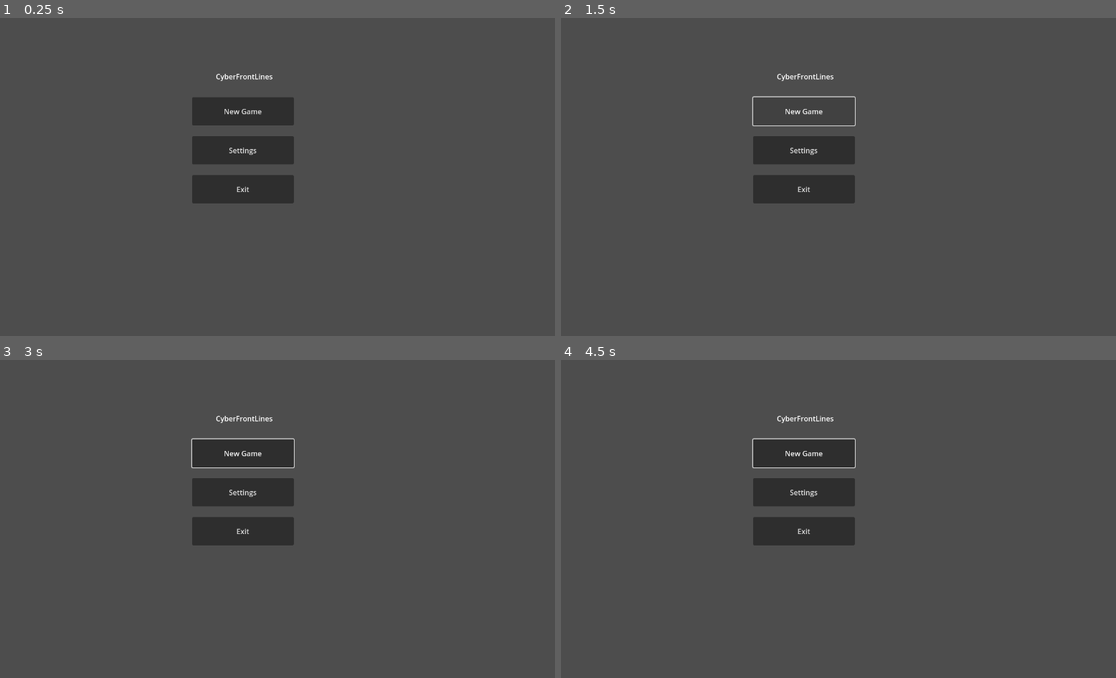
Above: before the commit, frames 1-4 (two rows, left to right).
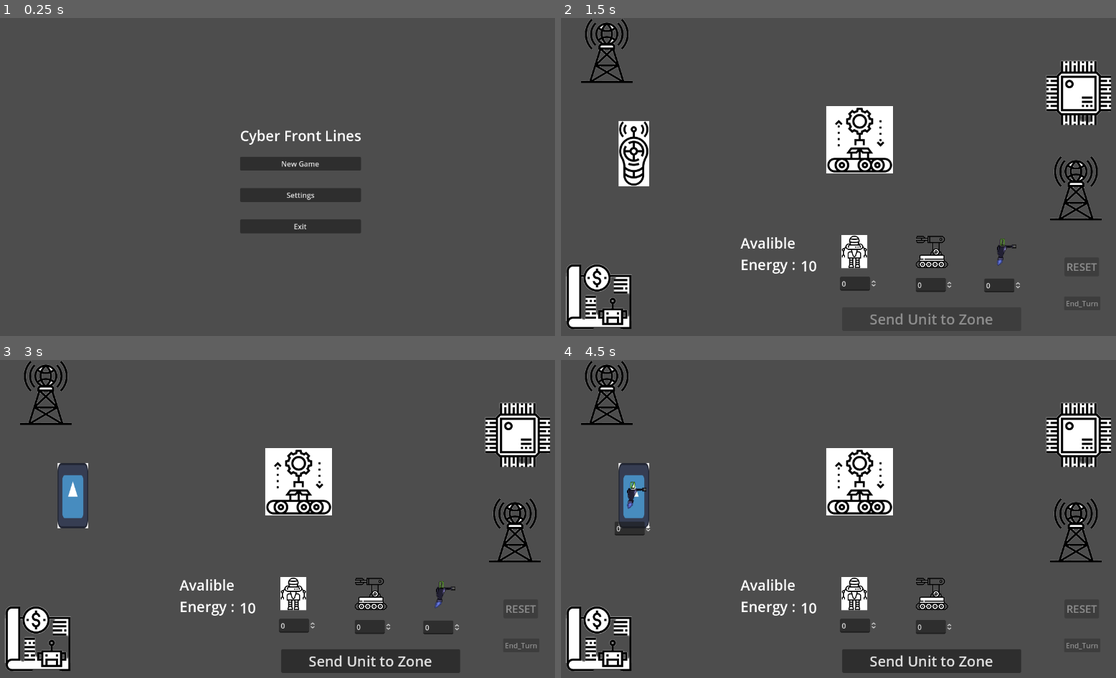
Above: after the commit, the same moments.

Repository: azzilian/CyberFrontLines
Game: Godot game, scene res://Scenes/MainMenu.tscn
Same seed, same stepped clock (60 frames per second), same inputs: the game is played once before the commit and once after it. The engine's default icon, where the game draws it, is replaced by a stand-in: a white triangle on a blue panel in a dark square.
Inputs (mouse positions are in pixels of both pictures, inside the frame that each line leads up to):
- Up to frame 1 (0.25 s): no input
- Up to frame 2 (1.5 s): click "Settings" at 0.5 s; click "New Game" at 1.25 s
- Up to frame 3 (3 s): click (244, 452) at 2 s, where only the run before the commit has a clickable "New Game"; click (72, 496) at 2.77 s
- Up to frame 4 (4.5 s): click (932, 662) at 3.5 s, where only the run after the commit has a clickable "Send Unit to Zone"; click (633, 496) at 4.27 s

The runs differ from the first frame. In frame 1, 6.6% of the frame differs, in the area x 34-65%, y 17-68%; in frame 2, 13%; in frame 3, 16%, in the area x 0-100%, y 0-99%; in frame 4, 16%.

Commit message:
Menu Fixed
Fixed - menu added

Diff:
--- a/Scenes/HUD/fields/BattleZone.tscn
+++ b/Scenes/HUD/fields/BattleZone.tscn
@@ -9,6 +9,7 @@
 [ext_resource type="PackedScene" uid="uid://0syytkwwooa0" path="res://Scenes/units/assault/Assault.tscn" id="6_hotdp"]
 [ext_resource type="PackedScene" uid="uid://dpc8o7vesh36r" path="res://Scenes/units/defender/Defender.tscn" id="7_xw0t4"]
 [ext_resource type="PackedScene" uid="uid://dsnfuofs35aem" path="res://Scenes/units/recon/Recon.tscn" id="8_jgtoa"]
+[ext_resource type="PackedScene" uid="uid://bbeumktrl6ode" path="res://Scenes/MainMenu.tscn" id="10_f6cir"]
 
 [node name="BattleZone" type="Node2D"]
 position = Vector2(21, 61)
@@ -102,6 +103,10 @@
 offset_bottom = 592.0
 text = "End_Turn"
 
+[node name="GameName" parent="." instance=ExtResource("10_f6cir")]
+visible = false
+script = null
+
 [connection signal="zone_selected" from="RadioZone" to="." method="_on_radio_zone_zone_selected"]
 [connection signal="zone_selected" from="MicroControlerZone" to="." method="_on_micro_controler_zone_zone_selected"]
 [connection signal="zone_selected" from="AssemblyZone" to="." method="_on_assembly_zone_zone_selected"]
--- a/Scenes/HUD/fields/battle_zone.gd
+++ b/Scenes/HUD/fields/battle_zone.gd
@@ -55,9 +55,6 @@
 		unit.position = selected_zone.position
 #	DisableZone for other units
 	#selected_zone.disabled = true - crash because of Node2D
-	#for child in selected_zone.get_children():
-		#if child is CollisionShape2D:
-			#child.disabled = true
 	selected_zone.set("is_active", false)
 	selected_zone = null
 
--- a/Scenes/MainMenu.tscn
+++ b/Scenes/MainMenu.tscn
@@ -1,35 +1,61 @@
-[gd_scene format=3 uid="uid://bbeumktrl6ode"]
+[gd_scene load_steps=2 format=3 uid="uid://bbeumktrl6ode"]
 
-[node name="GameName" type="Label"]
-offset_left = 461.0
-offset_top = 84.0
-offset_right = 659.0
-offset_bottom = 178.0
-text = "CyberFrontLines
-"
+[ext_resource type="Script" path="res://Scenes/scripts/new_game.gd" id="1_vug6h"]
+
+[node name="CyberFrontLinesMenu" type="CanvasLayer" groups=["Menu"]]
+script = ExtResource("1_vug6h")
+
+[node name="GameName" type="Label" parent="."]
+anchors_preset = 8
+anchor_left = 0.5
+anchor_top = 0.5
+anchor_right = 0.5
+anchor_bottom = 0.5
+offset_left = -90.0
+offset_top = -120.0
+offset_right = 180.0
+offset_bottom = -75.0
+grow_horizontal = 2
+grow_vertical = 2
+theme_override_font_sizes/font_size = 32
+text = "Cyber Front Lines"
 horizontal_alignment = 1
 vertical_alignment = 1
 
-[node name="NewGame" type="Button" parent="."]
-layout_mode = 0
-offset_left = -18.0
-offset_top = 93.0
-offset_right = 209.0
-offset_bottom = 156.0
+[node name="NewGameButton" type="Button" parent="GameName"]
+layout_mode = 1
+anchors_preset = 12
+anchor_top = 1.0
+anchor_right = 1.0
+anchor_bottom = 1.0
+offset_top = 25.0
+offset_bottom = 56.0
+grow_horizontal = 2
+grow_vertical = 0
 text = "New Game"
 
-[node name="Settings" type="Button" parent="."]
-layout_mode = 0
-offset_left = -18.0
-offset_top = 180.0
-offset_right = 209.0
-offset_bottom = 243.0
+[node name="SettingsButton" type="Button" parent="GameName"]
+layout_mode = 1
+anchors_preset = 12
+anchor_top = 1.0
+anchor_right = 1.0
+anchor_bottom = 1.0
+offset_top = 95.0
+offset_bottom = 126.0
+grow_horizontal = 2
+grow_vertical = 0
 text = "Settings"
 
-[node name="Exit" type="Button" parent="."]
-layout_mode = 0
-offset_left = -18.0
-offset_top = 267.0
-offset_right = 209.0
-offset_bottom = 330.0
+[node name="ExitButton" type="Button" parent="GameName"]
+layout_mode = 1
+anchors_preset = 12
+anchor_top = 1.0
+anchor_right = 1.0
+anchor_bottom = 1.0
+offset_top = 165.0
+offset_bottom = 196.0
+grow_horizontal = 2
+grow_vertical = 0
 text = "Exit"
+
+[connection signal="pressed" from="GameName/NewGameButton" to="." method="_on_new_game_button_pressed"]
--- /dev/null
+++ b/Scenes/scripts/new_game.gd
@@ -0,0 +1,25 @@
+extends Node
+
+signal start_game
+
+# Called when the node enters the scene tree for the first time.
+func _ready():
+	var new_game_button = $GameName/NewGameButton
+	new_game_button.connect("pressed", Callable(self, "_on_new_game_button_pressed"))
+
+# Called every frame. 'delta' is the elapsed time since the previous frame.
+func _process(delta):
+	pass
+
+func _on_new_game_button_pressed():
+	var all_menu_nodes = get_tree().get_nodes_in_group("Menu")
+	for node in all_menu_nodes:
+		node.hide()
+	start_game.emit()
+
+	var new_scene_path = "res://Scenes/HUD/fields/BattleZone.tscn"
+	var new_scene = load(new_scene_path)
+	if new_scene:
+		get_tree().change_scene_to_file(new_scene_path)
+	else:
+		print("Failed to load scene:", new_scene_path)
Not shown: 1 places in Scenes/HUD/fields/BattleZone.tscn that only renumber resources
